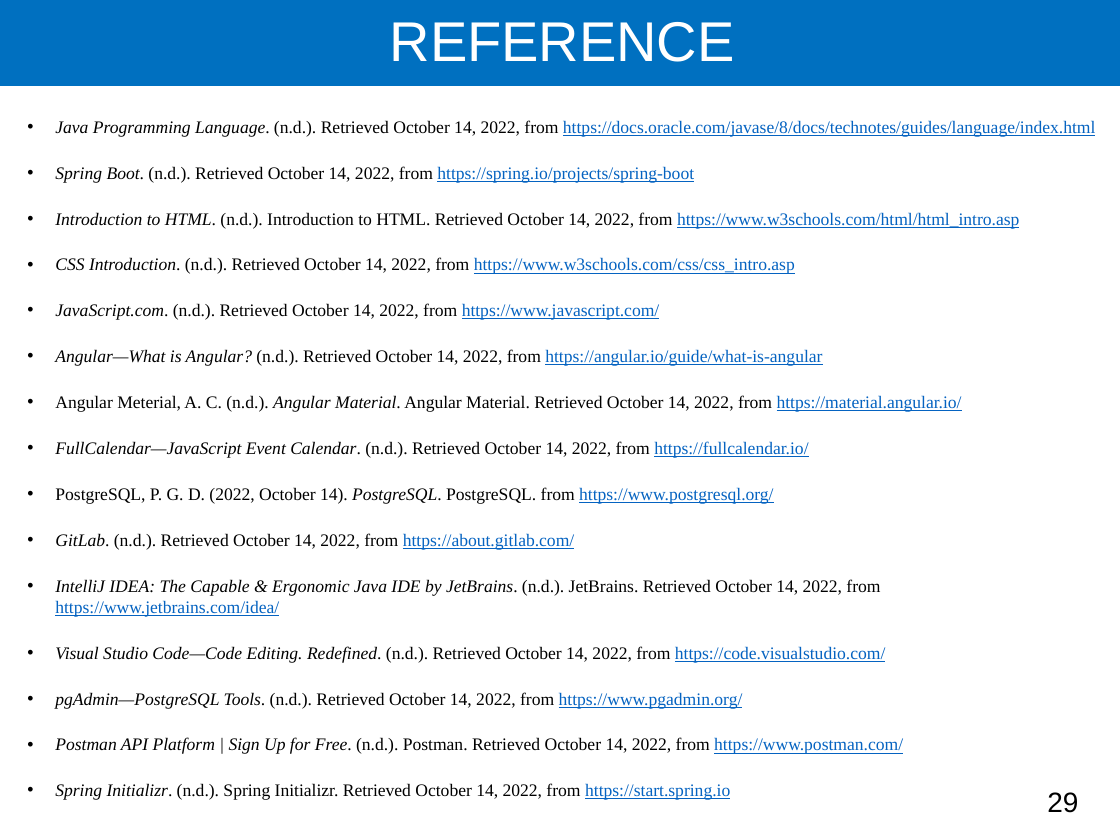
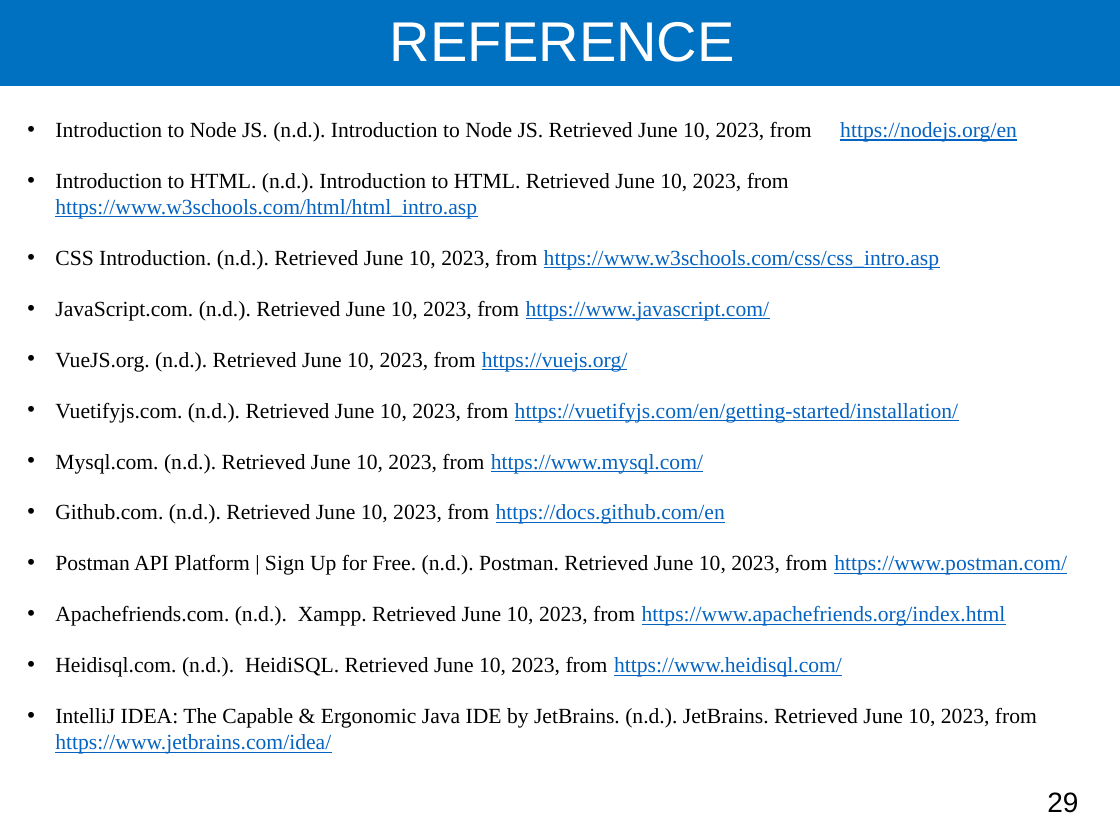
Before and after one commit to Ravit27-N/report-year-5, a slide deck: slide 29 of Slide year5/Hun Ravit slide present.pptx. Drawn at 1120x840 pixels with LibreOffice and Linux fonts; fonts in the diff are those of the drawing. Boxes give left, top, right and bottom in pixels: in the first picture for what was removed or moved away, otherwise in the second. Text is boxed around its words. In the diff, an @@ line names an element or a change of style, - is before the commit and + after.

Commit message:
update

```diff
--- a/Slide year5/Hun Ravit slide present.pptx
+++ b/Slide year5/Hun Ravit slide present.pptx
@@ text at <box>55,122,1067,754</box>: text changed; size 11.2 to 13.9 pt @@
-• Java Programming Language. (n.d.). Retrieved October 14, 2022, from https://docs.oracle.com/javase/8/docs/technotes/guides/language/index.html
-• Spring Boot. (n.d.). Retrieved October 14, 2022, from https://spring.io/projects/spring-boot
-• Introduction to HTML. (n.d.). Introduction to HTML. Retrieved October 14, 2022, from https://www.w3schools.com/html/html_intro.asp
-• CSS Introduction. (n.d.). Retrieved October 14, 2022, from https://www.w3schools.com/css/css_intro.asp
-• JavaScript.com. (n.d.). Retrieved October 14, 2022, from https://www.javascript.com/
-• Angular—What is Angular? (n.d.). Retrieved October 14, 2022, from https://angular.io/guide/what-is-angular
-• Angular Meterial, A. C. (n.d.). Angular Material. Angular Material. Retrieved October 14, 2022, from https://material.angular.io/
-• FullCalendar—JavaScript Event Calendar. (n.d.). Retrieved October 14, 2022, from https://fullcalendar.io/
-• PostgreSQL, P. G. D. (2022, October 14). PostgreSQL. PostgreSQL. from https://www.postgresql.org/
-• GitLab. (n.d.). Retrieved October 14, 2022, from https://about.gitlab.com/
-• IntelliJ IDEA: The Capable & Ergonomic Java IDE by JetBrains. (n.d.). JetBrains. Retrieved October 14, 2022, from https://www.jetbrains.com/idea/
-• Visual Studio Code—Code Editing. Redefined. (n.d.). Retrieved October 14, 2022, from https://code.visualstudio.com/
-• pgAdmin—PostgreSQL Tools. (n.d.). Retrieved October 14, 2022, from https://www.pgadmin.org/
-• Postman API Platform | Sign Up for Free. (n.d.). Postman. Retrieved October 14, 2022, from https://www.postman.com/
-• Spring Initializr. (n.d.). Spring Initializr. Retrieved October 14, 2022, from https://start.spring.io
+• Introduction to Node JS. (n.d.). Introduction to Node JS. Retrieved June 10, 2023, from https://nodejs.org/en
+• Introduction to HTML. (n.d.). Introduction to HTML. Retrieved June 10, 2023, from https://www.w3schools.com/html/html_intro.asp
+• CSS Introduction. (n.d.). Retrieved June 10, 2023, from https://www.w3schools.com/css/css_intro.asp
+• JavaScript.com. (n.d.). Retrieved June 10, 2023, from https://www.javascript.com/
+• VueJS.org. (n.d.). Retrieved June 10, 2023, from https://vuejs.org/
+• Vuetifyjs.com. (n.d.). Retrieved June 10, 2023, from https://vuetifyjs.com/en/getting-started/installation/
+• Mysql.com. (n.d.). Retrieved June 10, 2023, from https://www.mysql.com/
+• Github.com. (n.d.). Retrieved June 10, 2023, from https://docs.github.com/en
+• Postman API Platform | Sign Up for Free. (n.d.). Postman. Retrieved June 10, 2023, from https://www.postman.com/
+• Apachefriends.com. (n.d.). Xampp. Retrieved June 10, 2023, from https://www.apachefriends.org/index.html
+• Heidisql.com. (n.d.). HeidiSQL. Retrieved June 10, 2023, from https://www.heidisql.com/
+• IntelliJ IDEA: The Capable & Ergonomic Java IDE by JetBrains. (n.d.). JetBrains. Retrieved June 10, 2023, from https://www.jetbrains.com/idea/
```
Also in this commit, not shown: 11 other slides changed.
